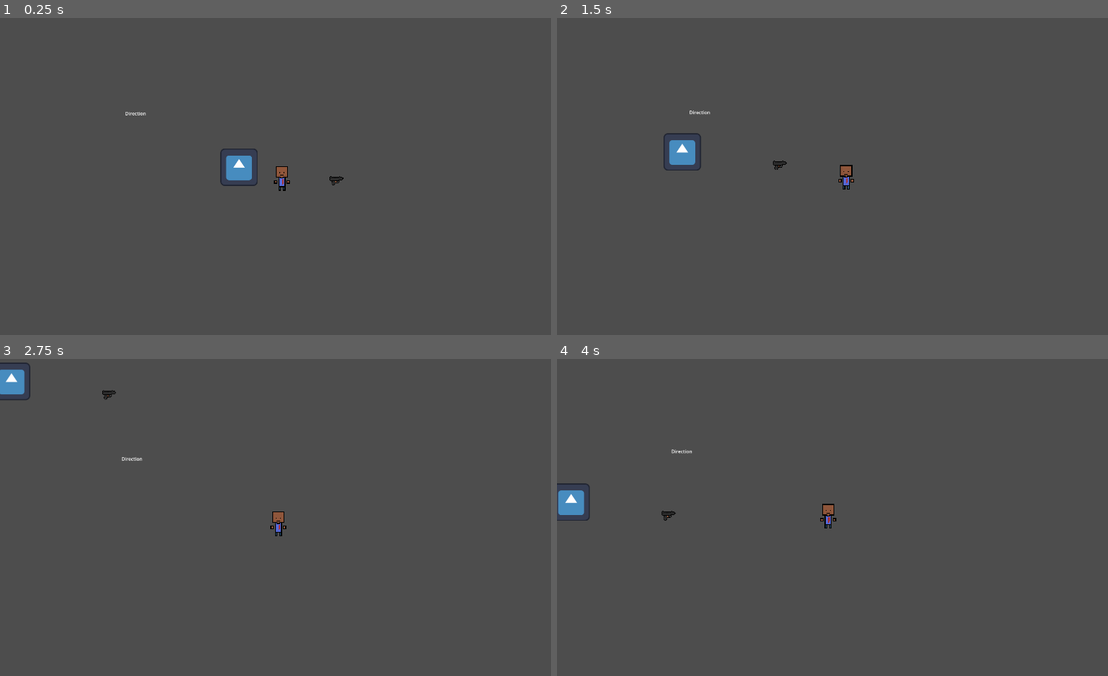
Above: before the commit, frames 1-4 (two rows, left to right).
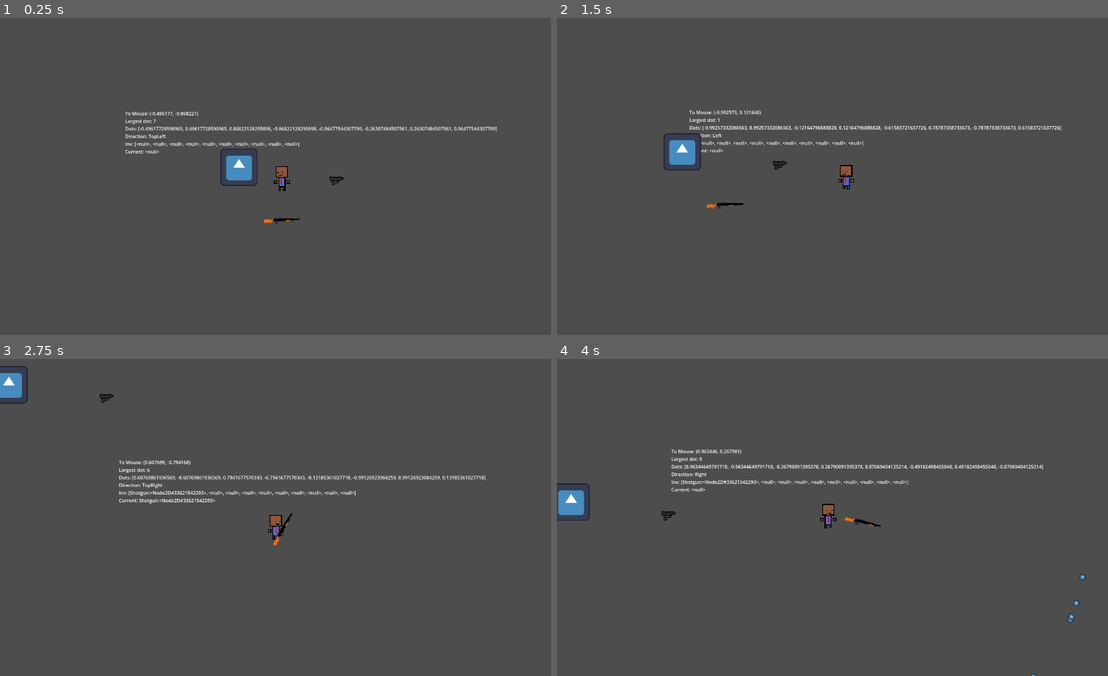
Above: after the commit, the same moments.

Repository: KarumGhag/Hitman-5
Game: Godot game, scene res://World/world.tscn
Same seed, same stepped clock (60 frames per second), same inputs: the game is played once before the commit and once after it. The engine's default icon, where the game draws it, is replaced by a stand-in: a white triangle on a blue panel in a dark square.
Inputs (mouse positions are in pixels of both pictures, inside the frame that each line leads up to):
- Up to frame 1 (0.25 s): no input
- Up to frame 2 (1.5 s): move the mouse to (893, 179) at 0.52 s; hold D (right) 0.53-1.28 s; tap H (holster) at 0.6 s; tap Mouse wheel up (nextItem) at 0.8, 1.35 s; move the mouse to (727, 192) at 1.27 s; hold S (down) from 1.28 s (still down)
- Up to frame 3 (2.75 s): tap E (pickup) at 1.55, 2.1 s; move the mouse to (336, 447) at 2.02 s; release S (down) at 2.03 s; hold D (right) from 2.03 s (still down); tap Mouse wheel down (prevItem) at 2.3 s
- Up to frame 4 (4 s): move the mouse to (810, 580) at 2.77 s; release D (right) at 2.78 s; hold W (up) 2.78-3.53 s; tap Mouse wheel down (prevItem) at 2.85 s; click (810, 580) at 3.05 s; move the mouse to (1008, 565) at 3.52 s; press the mouse at (1008, 565) at 3.53 s; hold A (left) from 3.53 s (still down); tap Q (drop, bound only after the commit) at 3.8 s

The runs differ from the first frame. In frame 1, 1.0% of the frame differs, in the area x 22-91%, y 29-65%; in frame 2, 0.9%; in frame 3, 1.6%, in the area x 0-89%, y 1-60%; in frame 4, 1.0%.
Error after the commit: Invalid assignment of property or key 'equipped' with value of type 'bool' on a base object of type 'Nil'. (res://Inventory/PlayerInv.gd:45)

Commit message:
added shotgun and fixed weapon swapping

Diff:
--- a/Gun System/GunClass.gd
+++ b/Gun System/GunClass.gd
@@ -85,7 +85,6 @@
 		return
 
 	if not canShoot:
-
 		return
 
 
@@ -95,6 +94,7 @@
 	for i in range(multiBulletNum):
 			if bulletsLeft <= 0:
 				reload()
+				print("broke")
 				break
 
 
--- /dev/null
+++ b/Guns/Shotgun.tscn
@@ -0,0 +1,97 @@
+[gd_scene load_steps=8 format=3 uid="uid://b5qmdauvr33yv"]
+
+[ext_resource type="Script" uid="uid://dgsixfqekfio2" path="res://Gun System/GunClass.gd" id="1_e855d"]
+[ext_resource type="Texture2D" uid="uid://dc6bttmv74vc3" path="res://Guns/Remington.png" id="2_44y7c"]
+[ext_resource type="PackedScene" uid="uid://dav0r05sjcywp" path="res://Bullet System/BulletClass.tscn" id="2_kdcke"]
+
+[sub_resource type="Animation" id="Animation_blotc"]
+length = 0.7
+tracks/0/type = "value"
+tracks/0/imported = false
+tracks/0/enabled = true
+tracks/0/path = NodePath("ItemSprite:frame")
+tracks/0/interp = 1
+tracks/0/loop_wrap = false
+tracks/0/keys = {
+"times": PackedFloat32Array(0, 0.1, 0.2, 0.3, 0.4, 0.5, 0.6),
+"transitions": PackedFloat32Array(1, 1, 1, 1, 1, 1, 1),
+"update": 1,
+"values": [1, 1, 2, 3, 2, 4, 0]
+}
+
+[sub_resource type="AnimationLibrary" id="AnimationLibrary_3tl4v"]
+_data = {
+&"Pump": SubResource("Animation_blotc")
+}
+
+[sub_resource type="CircleShape2D" id="CircleShape2D_rj1wu"]
+radius = 149.121
+
+[sub_resource type="CircleShape2D" id="CircleShape2D_thvgv"]
+radius = 50.4207
+
+[node name="Shotgun" type="Node2D" node_paths=PackedStringArray("shootPoint", "animationPlayer", "shootVectorPoint", "itemSprite", "pickUpArea", "pickUpBox")]
+script = ExtResource("1_e855d")
+bullet = ExtResource("2_kdcke")
+shootPoint = NodePath("ShootPoint")
+animationPlayer = NodePath("AnimationPlayer")
+shootVectorPoint = NodePath("ShootVectorPoint")
+bulletSpeed = 1500.0
+shotgun = true
+fireDistance = 750.0
+spread = 0.5
+multiBulletNum = 5
+multiBulletWait = 0.0
+magSize = 20
+shakeAmount = 10.0
+itemName = "Glock"
+itemSprite = NodePath("ItemSprite")
+pickUpArea = NodePath("PickUpArea")
+pickUpBox = NodePath("PickUpBox")
+
+[node name="AnimationPlayer" type="AnimationPlayer" parent="."]
+libraries = {
+&"": SubResource("AnimationLibrary_3tl4v")
+}
+speed_scale = 2.0
+
+[node name="PickUpArea" type="Area2D" parent="."]
+
+[node name="CollisionShape2D" type="CollisionShape2D" parent="PickUpArea"]
+shape = SubResource("CircleShape2D_rj1wu")
+
+[node name="PickUpBox" type="Area2D" parent="."]
+
+[node name="CollisionShape2D" type="CollisionShape2D" parent="PickUpBox"]
+position = Vector2(1, 1.5)
+shape = SubResource("CircleShape2D_thvgv")
+
+[node name="ShootPoint" type="Node2D" parent="."]
+position = Vector2(31, -2)
+
+[node name="ShootVectorPoint" type="Node2D" parent="."]
+position = Vector2(-14, -2)
+
+[node name="ItemSprite" type="Sprite2D" parent="."]
+texture_filter = 1
+scale = Vector2(2, 2)
+texture = ExtResource("2_44y7c")
+hframes = 3
+vframes = 2
+frame = 1
+metadata/_aseprite_wizard_interface_config_ = {
+"pending_changes": {}
+}
+metadata/_aseprite_wizard_config_ = {
+"i_mode": -1,
+"keep_anim_length": false,
+"layers": [],
+"o_ex_p": "",
+"o_folder": "",
+"o_name": "",
+"only_visible": false,
+"player": "AnimationPlayer",
+"slice": "",
+"source": "res://Art/Guns/Remington.aseprite"
+}
+metadata/_aseprite_wizard_source_file_hash_ = "02ab562d5e84d02ca92f4e34f9da76e9"
--- a/Inventory/ItemClass.gd
+++ b/Inventory/ItemClass.gd
@@ -31,10 +31,12 @@
 	itemReady()
 
 func _process(delta) -> void:
+	#print(global_position)
 	if equipped:
 		itemProcess(delta)
 		show()
 	elif inInv and not equipped:
+
 		hide()
 	else:
 		show()
@@ -53,12 +55,23 @@
 			inv.inv[i] = self
 			inInv = true
 
+			if inv.currentItem != null:
+				inv.currentItem.equipped = false
+
 			inv.currentItem = inv.inv[i]
 			equipped = true
 
+			return
+
+func drop() -> void:
 
 
-			return
+	inInv = false
+	equipped = false
+	inv.currentItem = null
+
+	global_position = inv.currentHoldPos
+	print(global_position)
 
 
 
--- a/Inventory/PlayerInv.gd
+++ b/Inventory/PlayerInv.gd
@@ -14,6 +14,8 @@
 var lastEquipedItem : int
 var tempItem : Item
 
+#for setting items position when dropping
+var currentHoldPos : Vector2
 
 func _ready() -> void:
 	camera = get_tree().get_first_node_in_group("Camera")
@@ -30,16 +32,26 @@
 
 
 func _process(_delta) -> void:
+
+
 	for i in range(len(inv)):
-		if inv[i] != null:
-			inv[i].global_position = player.holdPos
+		if inv[i] != null and currentHoldPos != null:
+				inv[i].global_position = currentHoldPos
+
+
 
 
 	if Input.is_action_just_pressed("nextItem") and not holstered:
+		currentItem.equipped = false
 		currentItem = inv[getNext(getCurrent())]
+		currentItem.equipped = true
 	if Input.is_action_just_pressed("prevItem") and not holstered:
+		currentItem.equipped = false
 		currentItem = inv[getPrev(getCurrent())]
+		currentItem.equipped = true
 
+	if Input.is_action_just_pressed("drop") and currentItem != null:
+		currentItem.drop()
 
 
 #if holstered a temp item is set to the next or prev and then the last equipped item is changed and the current item is re holstered
@@ -76,6 +88,8 @@
 			currentItem.global_position = player.rightHold.global_position
 			currentItem.itemSprite.flip_v = false
 
+
+		currentHoldPos = currentItem.global_position
 
 		currentItem.look_at(get_global_mouse_position())
 
--- a/Player/animator.gd
+++ b/Player/animator.gd
@@ -68,7 +68,7 @@
 		headSprite.flip_h = false
 		bodySprite.flip_h = false
 
-	debugText.text = "To Mouse: " + str(directionToMouse) + "\nLargest dot: " + str(biggestDotIndex) + "\nDots: " + str(dotProducts) + "\nDirection: " + str(currentFacing)
+	debugText.text = "To Mouse: " + str(directionToMouse) + "\nLargest dot: " + str(biggestDotIndex) + "\nDots: " + str(dotProducts) + "\nDirection: " + str(currentFacing) + "\nInv: " + str(player.inventory.inv) + "\nCurrent: " + str(player.currentItem)
 
 func getLargest(arr : Array[float]) -> int:
 	var highest : float = -1
--- a/Player/player.tscn
+++ b/Player/player.tscn
@@ -90,7 +90,7 @@
 radius = 15.0
 height = 80.0
 
-[node name="Player" type="CharacterBody2D" node_paths=PackedStringArray("bodyAnimator", "headAnimator", "bodySprite", "headSprite", "holdFlipper", "holdNode", "inventory", "rightHold", "leftHold", "holder", "debugText") groups=["Player"]]
+[node name="Player" type="CharacterBody2D" node_paths=PackedStringArray("bodyAnimator", "headAnimator", "bodySprite", "headSprite", "holdNode", "inventory", "rightHold", "leftHold", "debugText") groups=["Player"]]
 position = Vector2(0, -26)
 script = ExtResource("1_bvebw")
 accel = 0.25
@@ -98,12 +98,10 @@
 headAnimator = NodePath("HeadSprite/HeadAnim")
 bodySprite = NodePath("PlayerBody")
 headSprite = NodePath("HeadSprite")
-holdFlipper = NodePath("")
 holdNode = NodePath("Holding/RightHold")
 inventory = NodePath("Inventory")
 rightHold = NodePath("Holding/RightHold")
 leftHold = NodePath("Holding/LeftHold")
-holder = NodePath("")
 debugText = NodePath("Debug")
 
 [node name="MousePos" type="Area2D" parent="."]
@@ -198,6 +196,7 @@
 
 [node name="Animator" type="Node2D" parent="." node_paths=PackedStringArray("player", "debugText", "headSprite", "bodySprite", "bodyAnimator", "headAnimator")]
 script = ExtResource("6_vtle1")
+enabled = true
 player = NodePath("..")
 debugText = NodePath("../Debug")
 headSprite = NodePath("../HeadSprite")
--- a/Player/player_shoot.gd
+++ b/Player/player_shoot.gd
@@ -3,5 +3,9 @@
 @export var player : Player
 
 func _process(_delta) -> void:
-	if (player.currentItem != null and player.currentItem.has_method("shoot")) and Input.is_action_just_pressed("shoot"):
-		player.currentItem.shoot(get_global_mouse_position(), true)
+
+	if (player.currentItem != null and player.currentItem.has_method("shoot")):
+		if player.currentItem is GunClass and player.currentItem.auto and Input.is_action_pressed("shoot"):
+			player.currentItem.shoot(get_global_mouse_position(), true)
+		elif (player.currentItem is GunClass and (not player.currentItem.auto)) and Input.is_action_just_pressed("shoot"):
+			player.currentItem.shoot(get_global_mouse_position(), true)
--- a/World/world.tscn
+++ b/World/world.tscn
@@ -1,9 +1,10 @@
-[gd_scene load_steps=5 format=3 uid="uid://d158vnru4o822"]
+[gd_scene load_steps=6 format=3 uid="uid://d158vnru4o822"]
 
 [ext_resource type="PackedScene" uid="uid://r1rcdcocn5hc" path="res://Player/player.tscn" id="1_4v28w"]
 [ext_resource type="PackedScene" uid="uid://l1cil2p7q5eh" path="res://Camera/Camera.tscn" id="2_ismrf"]
 [ext_resource type="Texture2D" uid="uid://bujl8r2dulhlp" path="res://Art/icon.svg" id="3_omi1g"]
 [ext_resource type="PackedScene" uid="uid://dornoguqrdv12" path="res://Guns/Glock.tscn" id="4_3f78f"]
+[ext_resource type="PackedScene" uid="uid://b5qmdauvr33yv" path="res://Guns/Shotgun.tscn" id="5_k8do8"]
 
 [node name="World" type="Node2D"]
 position = Vector2(-4, -7)
@@ -26,3 +27,6 @@
 
 [node name="Glock" parent="." instance=ExtResource("4_3f78f")]
 position = Vector2(472, 230)
+
+[node name="Shotgun" parent="." instance=ExtResource("5_k8do8")]
+position = Vector2(291, 371)
--- a/project.godot
+++ b/project.godot
@@ -75,3 +75,8 @@
 "events": [Object(InputEventMouseButton,"resource_local_to_scene":false,"resource_name":"","device":-1,"window_id":0,"a …(253 unchanged characters)…
 ]
 }
+drop={
+"deadzone": 0.2,
+"events": [Object(InputEventKey,"resource_local_to_scene":false,"resource_name":"","device":-1,"window_id":0,"alt_pressed":false,"shift_pressed":false,"ctrl_pressed":false,"meta_pressed":false,"pressed":false,"keycode":0,"physical_keycode":81,"key_label":0,"unicode":113,"location":0,"echo":false,"script":null)
+]
+}
Binary file added: Art/Guns/Remington.aseprite
Not shown, added: Art/Guns/Remington.aseprite.import
Binary file added: Guns/Remington.png
Not shown, added: Guns/Remington.png.import
